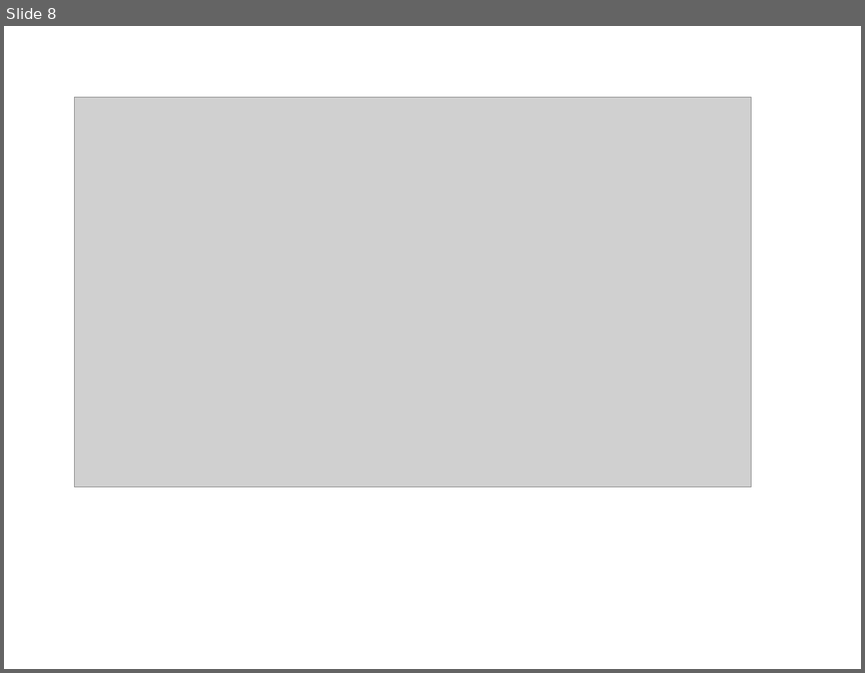
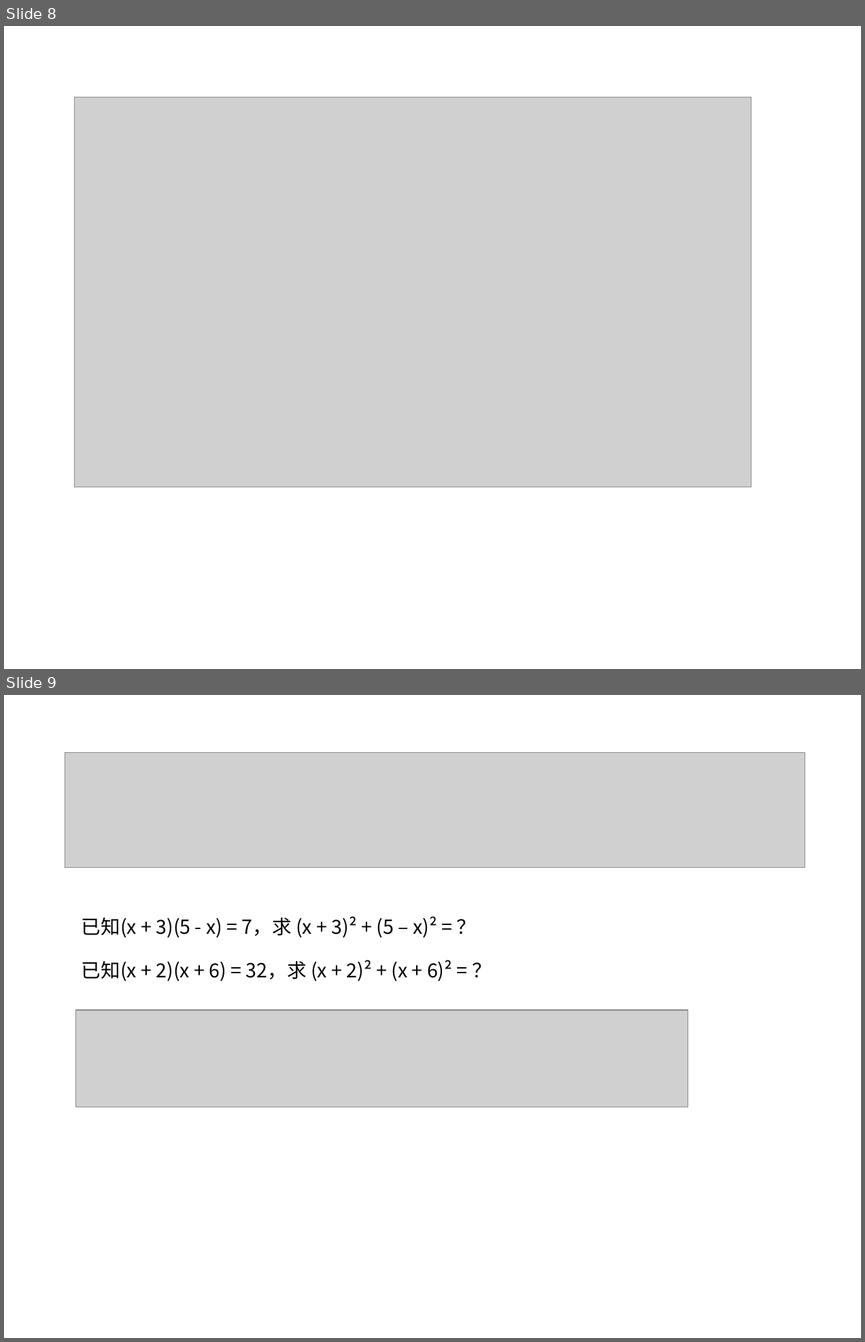
Before and after one commit to ericzhang/english-math, a slide deck: math/grade-7-下/7下数学北师大版-unit-1-整式的乘除.ppt. Shown one above the other, each under a label of ours: slide 8 before the commit, slides 8 and 9 after it. The pictures are 865x673 and 865x1342 pixels, drawn with LibreOffice and Linux fonts; fonts in the diff are those of the drawing; grey boxes stand for pictures. Boxes give left, top, right and bottom in pixels: in the first picture for what was removed or moved away, otherwise in the second. Text is boxed around its words. In the diff, an @@ line names an element or a change of style, - is before the commit and + after.

```diff
--- a/math/grade-7-下/7下数学北师大版-unit-1-整式的乘除.ppt
+++ b/math/grade-7-下/7下数学北师大版-unit-1-整式的乘除.ppt
@@ slide 9 added at (4,695,861,1338), background #FFFFFF @@
@@ picture added at (65,753,805,868) @@
@@ text added at (82,916,452,981), 18 pt, text #000000 @@
+已知(x + 3)(5 - x) = 7，求 (x + 3)² + (5 – x)² = ？
+已知(x + 2)(x + 6) = 32，求 (x + 2)² + (x + 6)² = ？
@@ picture added at (75,1010,688,1107) @@
```
Also in this commit, not shown: 1 slide removed, 5 other files.
